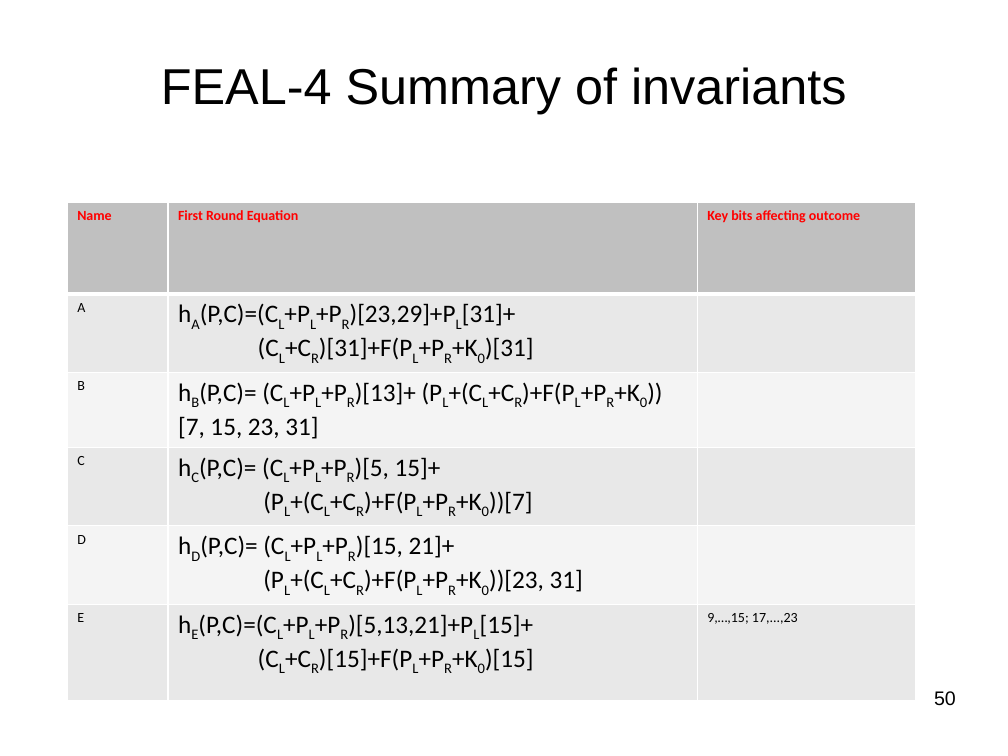
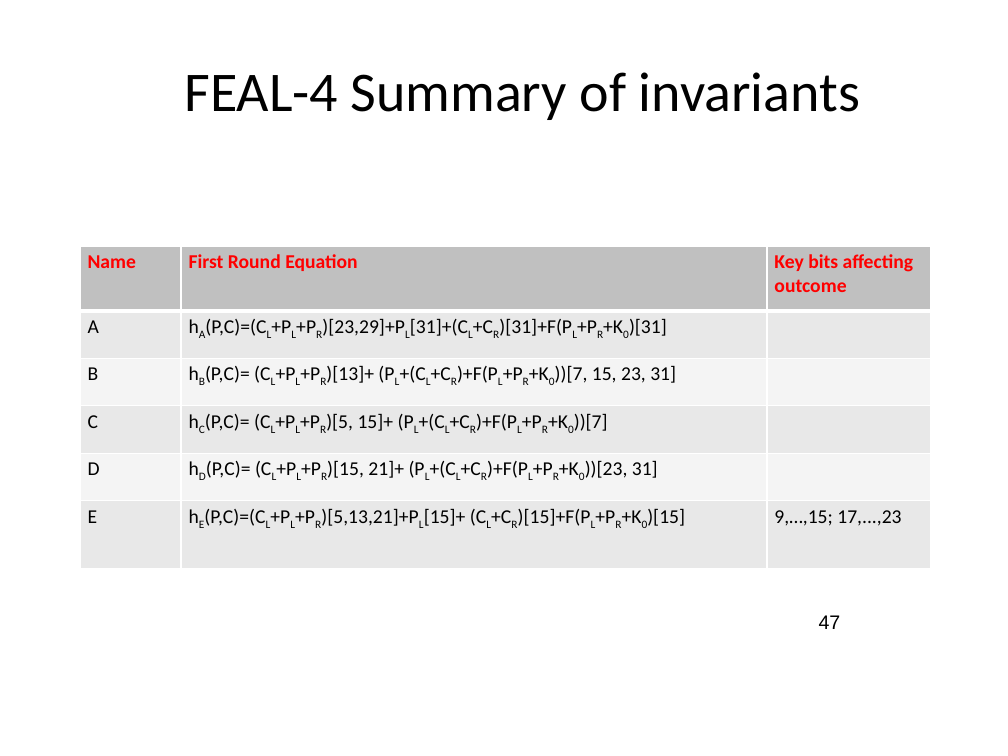
Before and after one commit to jlmucb/class_notes, a slide deck: slide 47 of BerkeleyClass/CS290Spring2013/Lectures/Cryptoclass4.pptx (slide 50 before the commit). Drawn at 1008x756 pixels with LibreOffice and Linux fonts; fonts in the diff are those of the drawing. Boxes give left, top, right and bottom in pixels: in the first picture for what was removed or moved away, otherwise in the second. Text is boxed around its words. In the diff, an @@ line names an element or a change of style, - is before the commit and + after.

Commit message:
Improved FEAL discussion

```diff
--- a/BerkeleyClass/CS290Spring2013/Lectures/Cryptoclass4.pptx
+++ b/BerkeleyClass/CS290Spring2013/Lectures/Cryptoclass4.pptx
@@ title "FEAL-4 Summary of invariants": place and size @@
-title "FEAL-4 Summary of invariants" at (161,67,847,114)
+title "FEAL-4 Summary of invariants" at (184,72,860,120)
@@ title "FEAL-4 Summary of invariants" at (184,72,860,120): size 36 to 40 pt, font Arial to Calibri @@
@@ table at (80,246,929,569) @@
-row 2, column 2: hA(P,C)=(CL+PL+PR)[23,29]+PL[31]+ / (CL+CR)[31]+F(PL+PR+K0)[31]
+row 2, column 2: hA(P,C)=(CL+PL+PR)[23,29]+PL[31]+(CL+CR)[31]+F(PL+PR+K0)[31]
-row 4, column 2: hC(P,C)= (CL+PL+PR)[5, 15]+ / (PL+(CL+CR)+F(PL+PR+K0))[7]
+row 4, column 2: hC(P,C)= (CL+PL+PR)[5, 15]+ (PL+(CL+CR)+F(PL+PR+K0))[7]
-row 5, column 2: hD(P,C)= (CL+PL+PR)[15, 21]+ / (PL+(CL+CR)+F(PL+PR+K0))[23, 31]
+row 5, column 2: hD(P,C)= (CL+PL+PR)[15, 21]+ (PL+(CL+CR)+F(PL+PR+K0))[23, 31]
-row 6, column 2: hE(P,C)=(CL+PL+PR)[5,13,21]+PL[15]+ / (CL+CR)[15]+F(PL+PR+K0)[15]
+row 6, column 2: hE(P,C)=(CL+PL+PR)[5,13,21]+PL[15]+ (CL+CR)[15]+F(PL+PR+K0)[15]
@@ size 10 to 14 pt in "Name", "First Round Equation", "Key bits affecting outcome", "A" and 5 more places @@
@@ size 18 to 14 pt in "hB(P,C)= (CL+PL+PR)[13]+ (PL+(CL+CR)+F(PL+PR+K0))[7, 15, 23, ..." @@
@@ table: place and size @@
-table at (68,203,916,677)
+table at (80,246,929,569)
@@ page number added at (819,615,841,629), 14 pt, text #000000 @@
+47
@@ page number removed at (934,691,956,706) @@
-50
```
Also in this commit, not shown: 17 other slides changed, 5 slides added, 4 slides removed.
